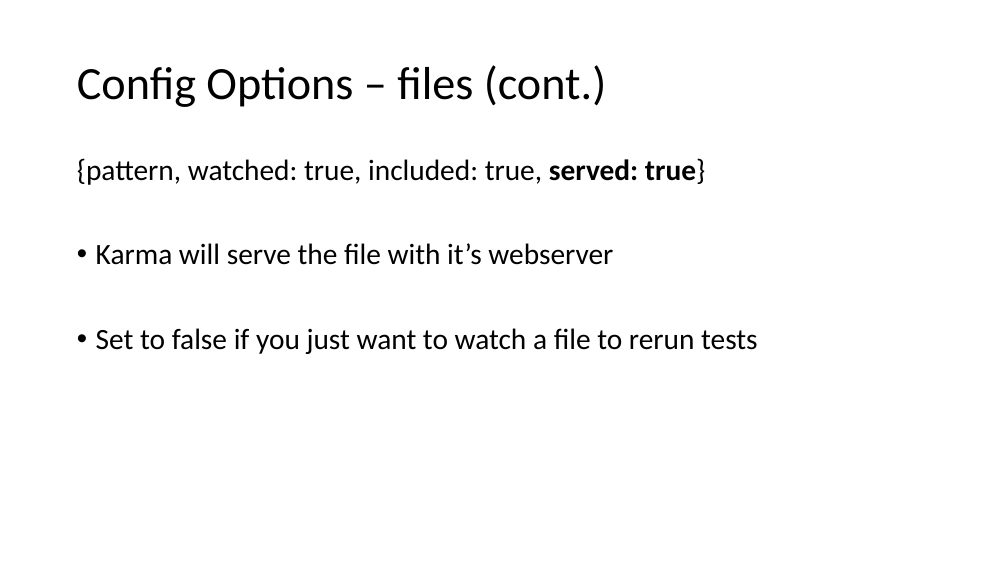
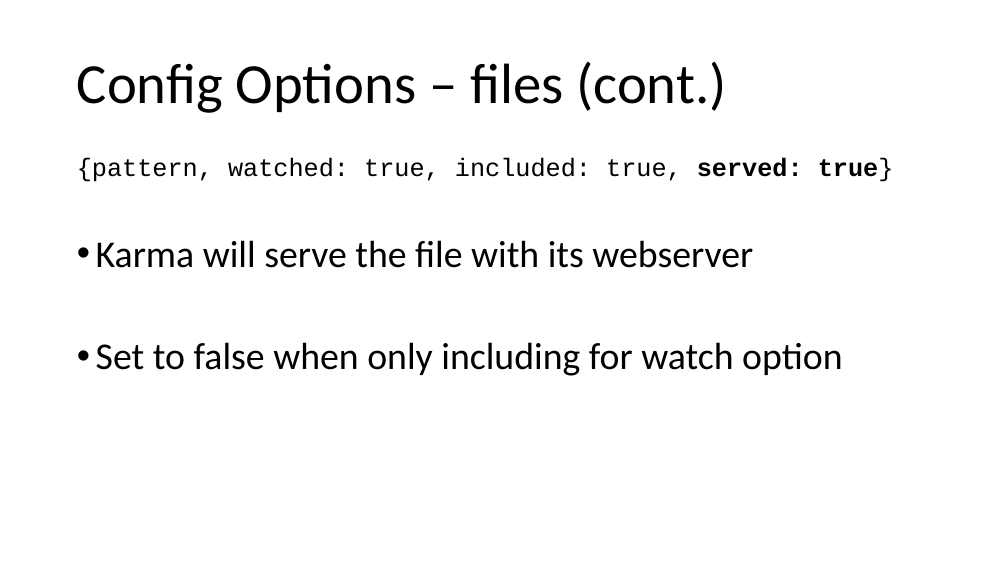
Before and after one commit to phillipskevin/karma-demo, a slide deck: slide 9 of karma-demo-slides.pptx. Drawn at 1008x567 pixels with LibreOffice and Linux fonts; fonts in the diff are those of the drawing. Boxes give left, top, right and bottom in pixels: in the first picture for what was removed or moved away, otherwise in the second. Text is boxed around its words. In the diff, an @@ line names an element or a change of style, - is before the commit and + after.

Commit message:
fonts

```diff
--- a/karma-demo-slides.pptx
+++ b/karma-demo-slides.pptx
@@ title "Config Options – files (cont.)" at (x1=77, y1=61, x2=726, y2=113): size 44 to 54 pt @@
@@ text at (x1=77, y1=158, x2=894, y2=182): size 28 to 24 pt, font Calibri to Courier New in "{pattern, watched: true, included: true, served: true}" @@
@@ text at (x1=96, y1=240, x2=842, y2=376): text changed; size 28 to 36 pt @@
-• Karma will serve the file with it’s webserver
-• Set to false if you just want to watch a file to rerun tests
+• Karma will serve the file with its webserver
+• Set to false when only including for watch option
```
Also in this commit, not shown: 13 other slides changed, 1 slide added.
